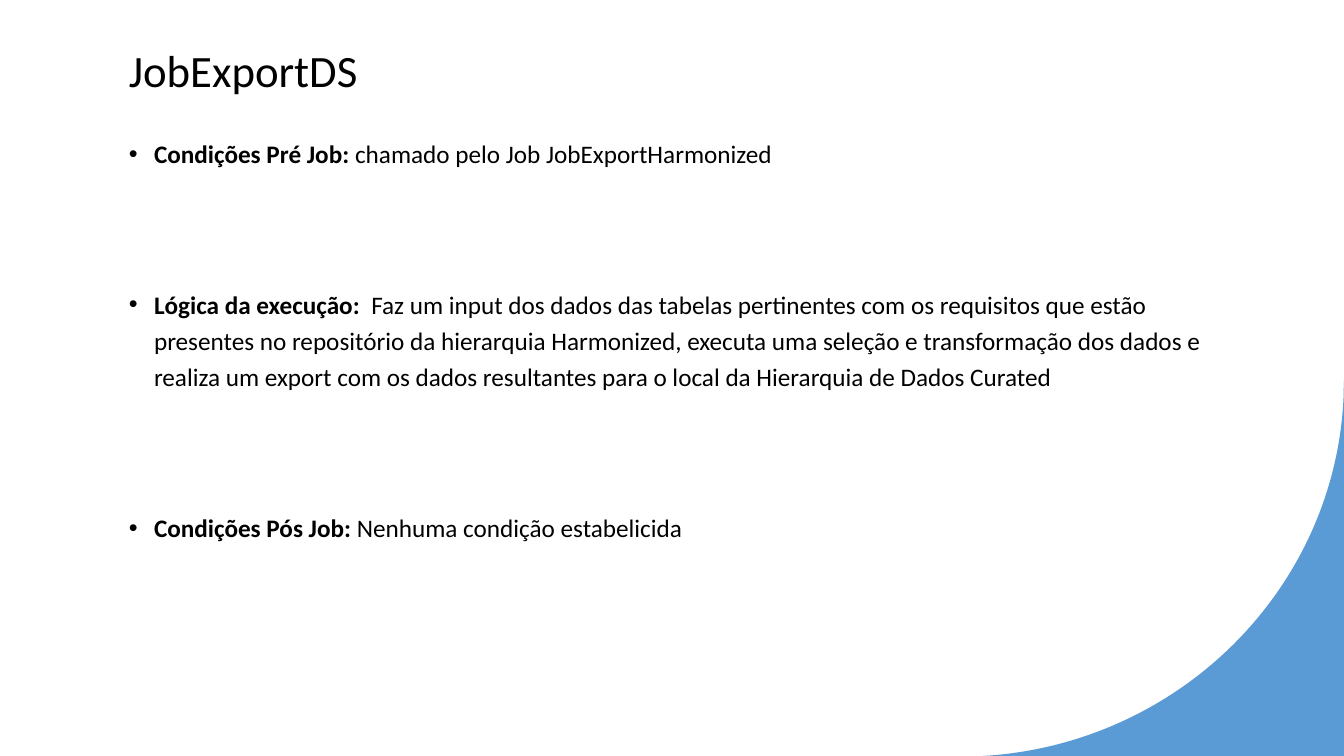
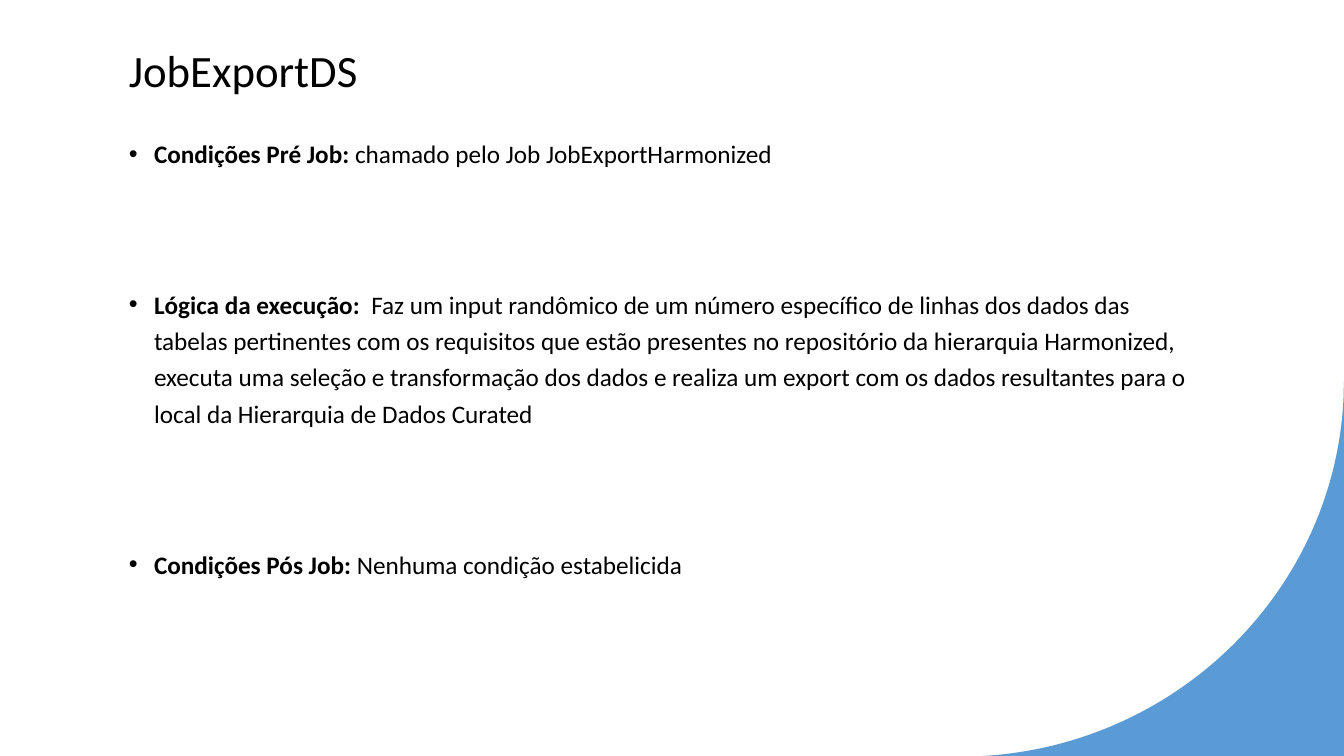
Before and after one commit to Zoneti/fiap-dataops-g07, a slide deck: slide 13 of Documentação Projeto DataOps.pptx. Drawn at 1344x756 pixels with LibreOffice and Linux fonts; fonts in the diff are those of the drawing. Boxes give left, top, right and bottom in pixels: in the first picture for what was removed or moved away, otherwise in the second. Text is boxed around its words. In the diff, an @@ line names an element or a change of style, - is before the commit and + after.

Commit message:
Update JobExportDS sample número fixo de linhas

```diff
--- a/Documentação Projeto DataOps.pptx
+++ b/Documentação Projeto DataOps.pptx
@@ text at (154, 296, 1185, 427): text changed @@
-• Lógica da execução: Faz um input dos dados das tabelas pertinentes com os requisitos que estão presentes no repositório da hierarquia Harmonized, executa uma seleção e transformação dos dados e realiza um export com os dados resultantes para o local da Hierarquia de Dados Curated
+• Lógica da execução: Faz um input randômico de um número específico de linhas dos dados das tabelas pertinentes com os requisitos que estão presentes no repositório da hierarquia Harmonized, executa uma seleção e transformação dos dados e realiza um export com os dados resultantes para o local da Hierarquia de Dados Curated
```
Also in this commit, not shown: 1 other slide changed, 31 other files.
